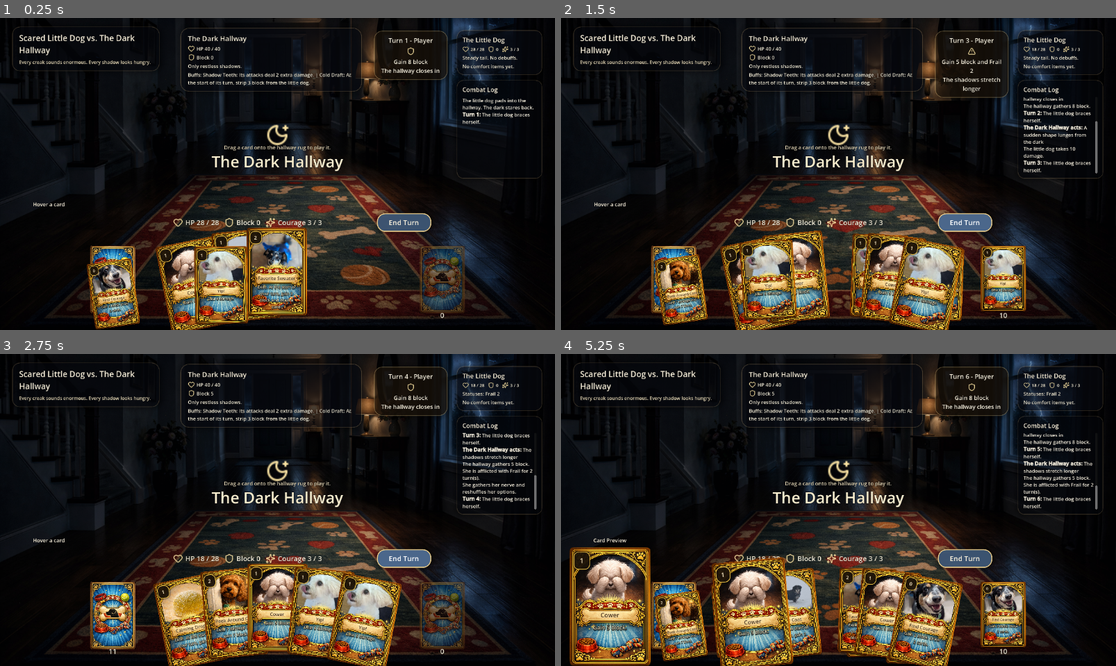
Above: before the commit, frames 1-4 (two rows, left to right).
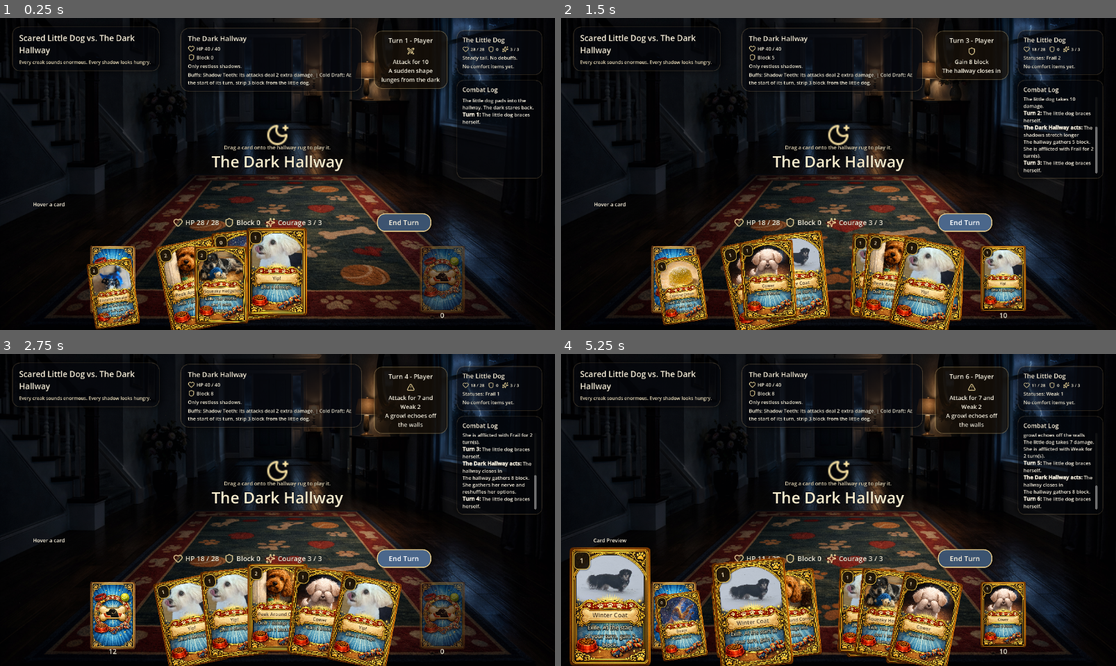
Above: after the commit, the same moments.

Repository: mjd4186/lunasquest
Game: Godot game, scene res://scenes/main.tscn
The game is run twice, just before and just after one commit, with the same random seed, the same clock (stepped at 60 frames per second) and the same inputs.
Inputs (mouse positions are in pixels of both pictures, inside the frame that each line leads up to):
- Up to frame 1 (0.25 s): no input
- Up to frame 2 (1.5 s): click "End Turn" at 0.5 s; click "End Turn" at 1.25 s
- Up to frame 3 (2.75 s): click "End Turn" at 2 s
- Up to frame 4 (5.25 s): drag from (672, 616) to (894, 441) at 2.77 s; tap Enter at 3.5 s; drag from (1005, 616) to (810, 572) at 3.52 s; move the mouse to (610, 606) at 4.27 s; click (610, 606) at 4.42 s; tap Space at 5 s; drag from (749, 622) to (672, 463) at 5.02 s

The runs differ from the first frame. In frame 1, 3.5% of the frame differs, in the area x 16-81%, y 9-98%; in frame 2, 3.5%; in frame 3, 4.6%; in frame 4, 8.4%, in the area x 2-96%, y 9-96%.

Commit message:
treato added and more ideas

Diff:
--- a/data/cards.json
+++ b/data/cards.json
@@ -48,6 +48,19 @@
       "properties": {
         "block": 2,
         "draw": 2
+      }
+    },
+    {
+      "id": "treato",
+      "name": "Treato",
+      "type": "skill",
+      "cost": 0,
+      "text": "Exile, Heal 3",
+      "flavor_text": "A small reward, immediately understood.",
+      "art_slug": "placeholder",
+      "properties": {
+        "heal": 3,
+        "exile": true
       }
     },
     {
--- a/data/starting_deck.json
+++ b/data/starting_deck.json
@@ -1,5 +1,6 @@
 {
   "cards": [
+    "treato",
     "winter_coat",
     "yip",
     "yip",
--- a/scripts/main.gd
+++ b/scripts/main.gd
@@ -262,7 +262,7 @@
 			properties[legacy_property_mappings[legacy_key]] = properties[legacy_key]
 		properties.erase(legacy_key)
 
-	for immediate_key in ["damage", "block", "draw"]:
+	for immediate_key in ["damage", "block", "draw", "heal"]:
 		if card.has(immediate_key) and not properties.has(immediate_key):
 			properties[immediate_key] = card[immediate_key]
 		card.erase(immediate_key)
@@ -464,6 +464,13 @@
 		for i in draw_amount:
 			_draw_up_to(hand.size() + 1)
 		add_log("She finds a little courage and draws %d card(s)." % draw_amount)
+
+	if properties.has("heal"):
+		var heal_amount: int = int(properties["heal"])
+		var previous_hp := player_hp
+		player_hp = mini(STARTING_HP, player_hp + heal_amount)
+		var restored_hp := player_hp - previous_hp
+		add_log("She heals %d HP." % restored_hp)
 
 	if properties.has("energy_this_turn"):
 		var courage_amount: int = int(properties["energy_this_turn"])
Not shown, changed: ideas.md
